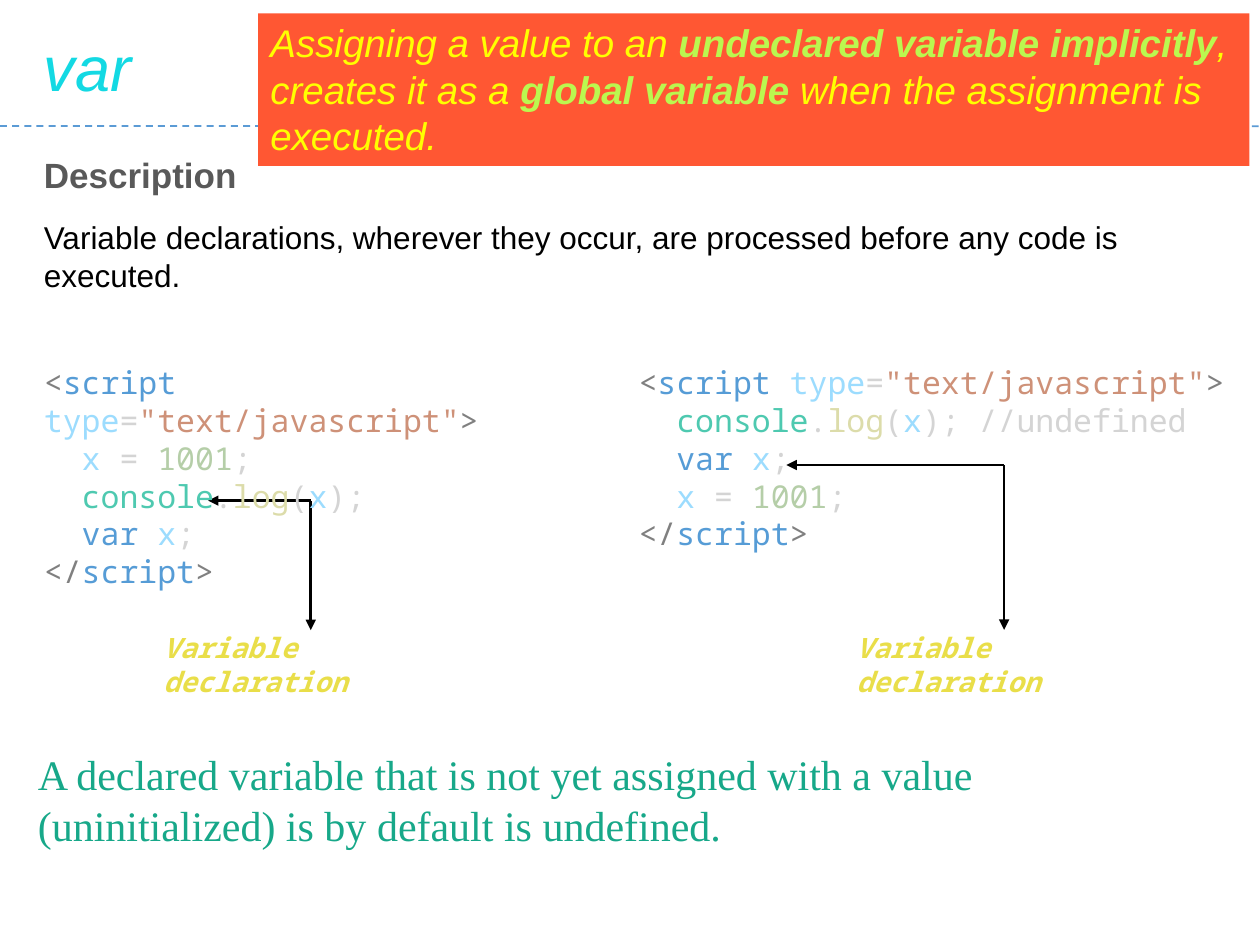
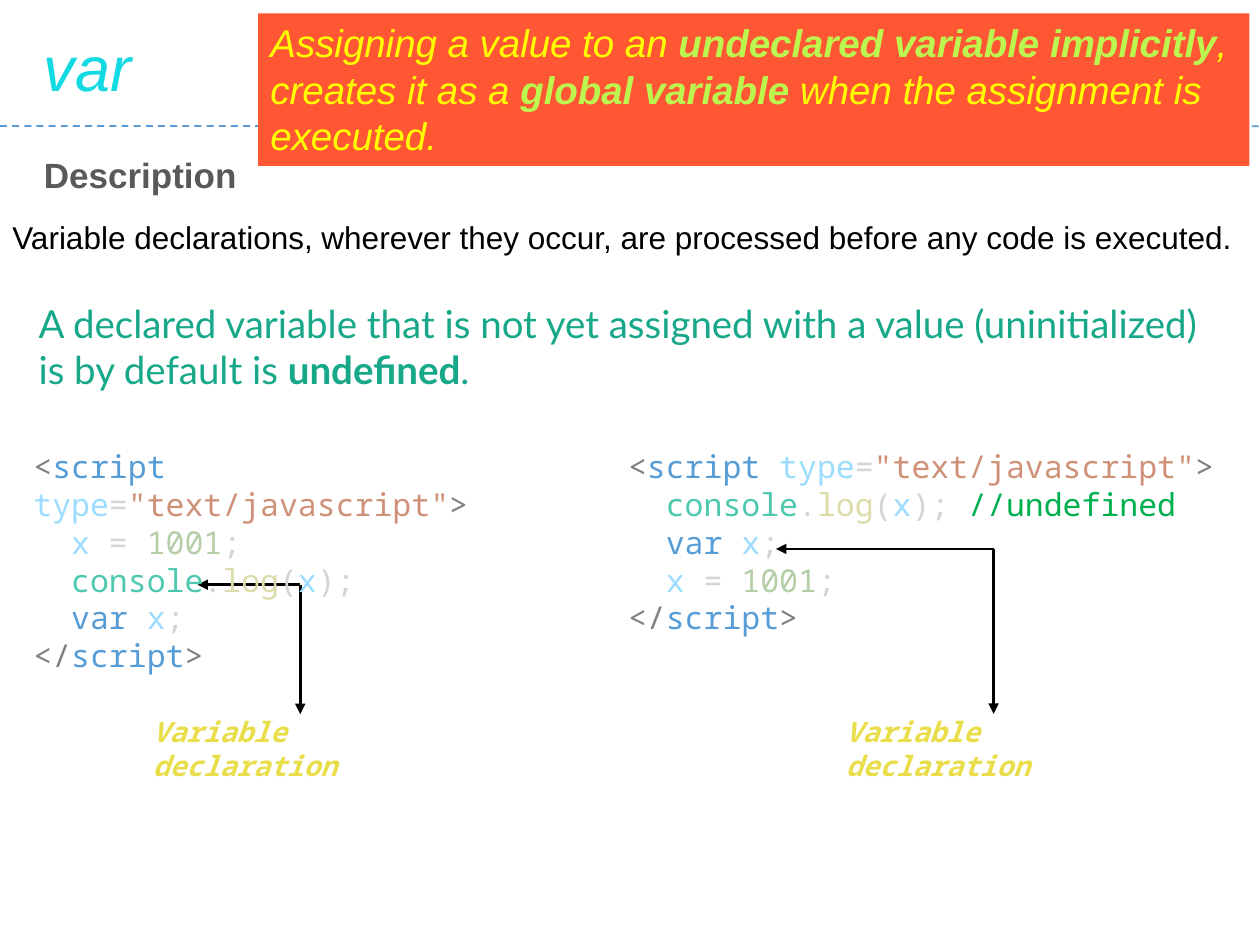
Before and after one commit to Saleel-Bagde/PPT-s, a slide deck: slide 32 of JavaScript.pptx. Drawn at 1260x945 pixels with LibreOffice and Linux fonts; fonts in the diff are those of the drawing. Boxes give left, top, right and bottom in pixels: in the first picture for what was removed or moved away, otherwise in the second. Text is boxed around its words. In the diff, an @@ line names an element or a change of style, - is before the commit and + after.

```diff
--- a/JavaScript.pptx
+++ b/JavaScript.pptx
@@ text "Variable declarations, wherever they occur, ..." rewrapped from <box>44,226,1118,288</box> to <box>12,226,1232,255</box> @@
@@ text "A declared variable that is ...": place and size @@
-text "A declared variable that is ..." at <box>38,761,973,850</box>
+text "A declared variable that is ..." at <box>39,308,1196,391</box>
@@ text "A declared variable that is ..." at <box>39,308,1196,391</box>: size 24 to 22 pt, font Times New Roman to Lato; bold on in "undefined." @@
@@ text at <box>666,492,1176,524</box>: text colour #D4D4D4 to #00B050 in "//undefined" @@
@@ 4 texts, 4 arrows: place and size @@
-4 texts, 4 arrows at <box>44,370,1225,693</box>
+4 texts, 4 arrows at <box>33,454,1214,777</box>
```
Also in this commit, not shown: 16 other slides changed, 1 slide added, 1 slide removed, 4 other files.
